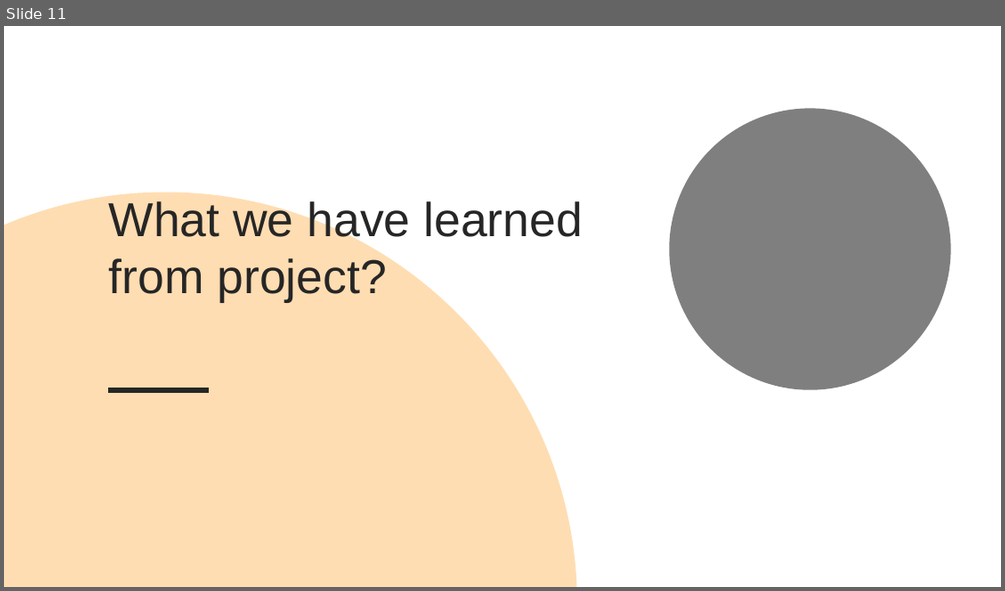
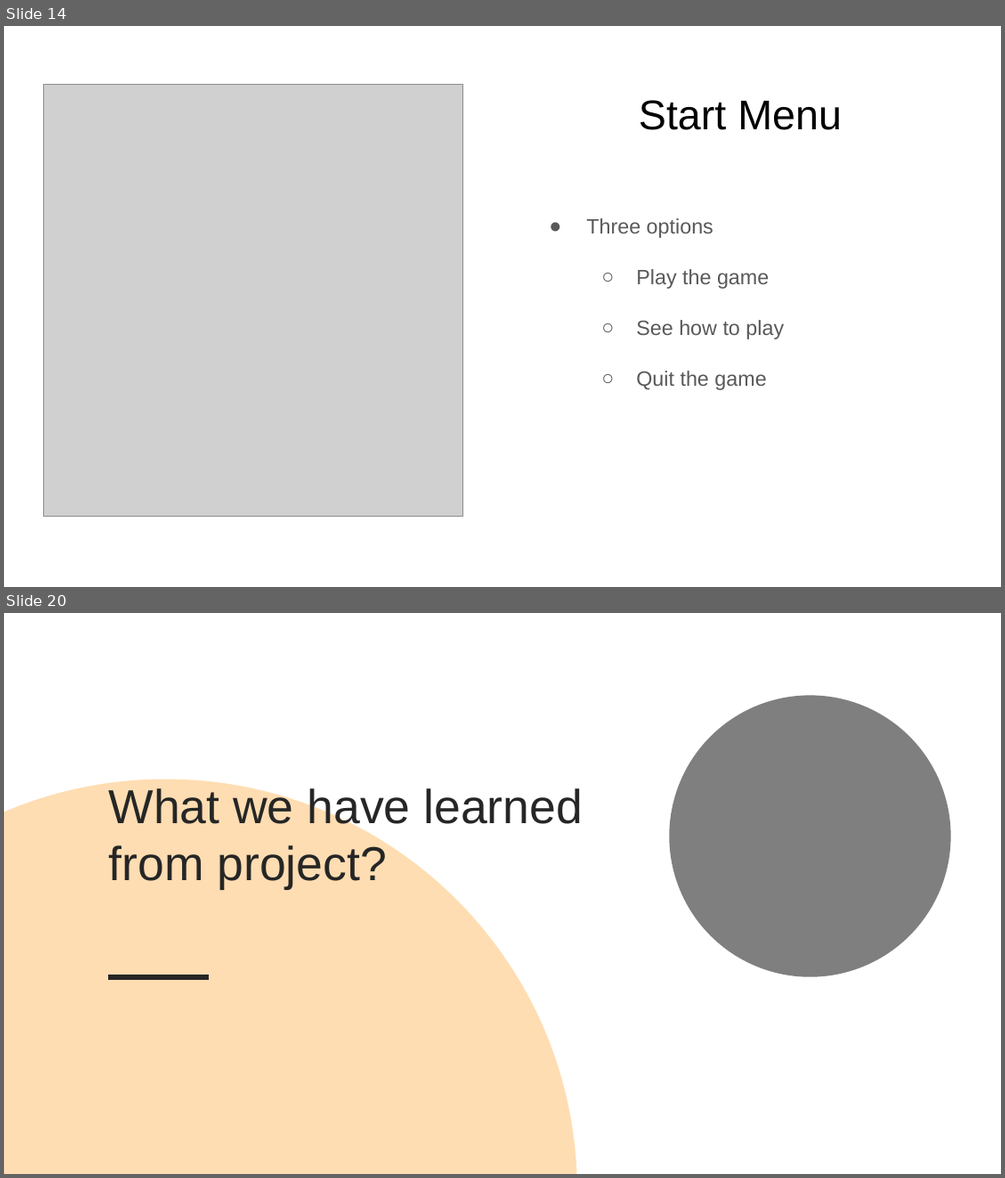
Before and after one commit to yangyaoi/Connect-Four-Project, a slide deck: Documents/Final Presentation/Final incomplete.pptx. Shown one above the other, each under a label of ours: slide 11 before the commit, slides 14 and 20 after it; the slides between them are not shown. The pictures are 1005x591 and 1005x1178 pixels, drawn with LibreOffice and Linux fonts; fonts in the diff are those of the drawing; grey boxes stand for pictures. Boxes give left, top, right and bottom in pixels: in the first picture for what was removed or moved away, otherwise in the second. Text is boxed around its words. In the diff, an @@ line names an element or a change of style, - is before the commit and + after.

```diff
--- a/Documents/Final Presentation/Final incomplete.pptx
+++ b/Documents/Final Presentation/Final incomplete.pptx
@@ slide 14 added at box(4, 26, 1001, 587), background #FFFFFF @@
@@ picture added at box(44, 84, 463, 516) @@
@@ title added at box(639, 100, 841, 130), 30 pt, text #000000 @@
+Start Menu
@@ text added at box(586, 218, 784, 390), 15 pt, text #595959 @@
+● Three options
+  ○ Play the game
+  ○ See how to play
+  ○ Quit the game
@@ what was slide 11 is now slide 20 @@
```
Also in this commit, not shown: 8 other slides added, 1 other file.
